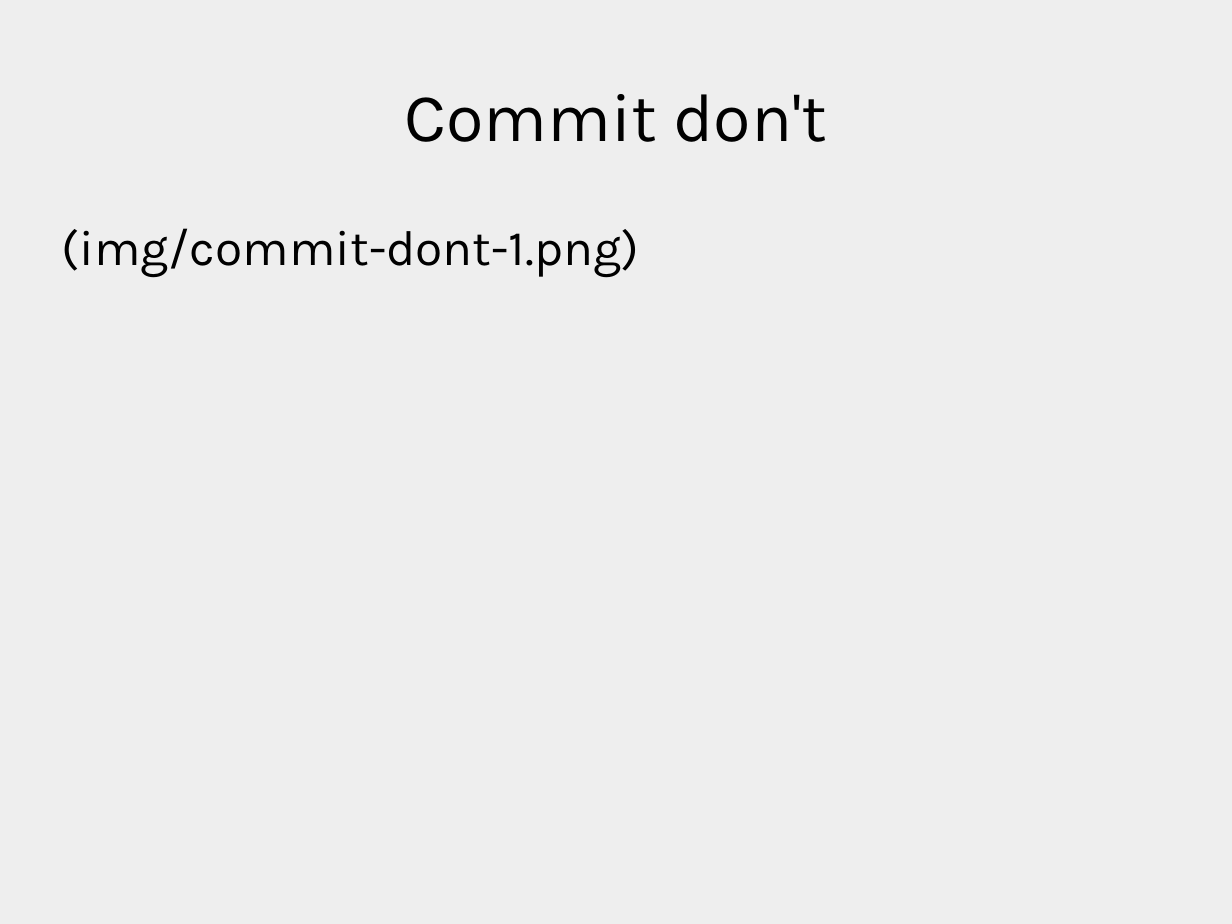
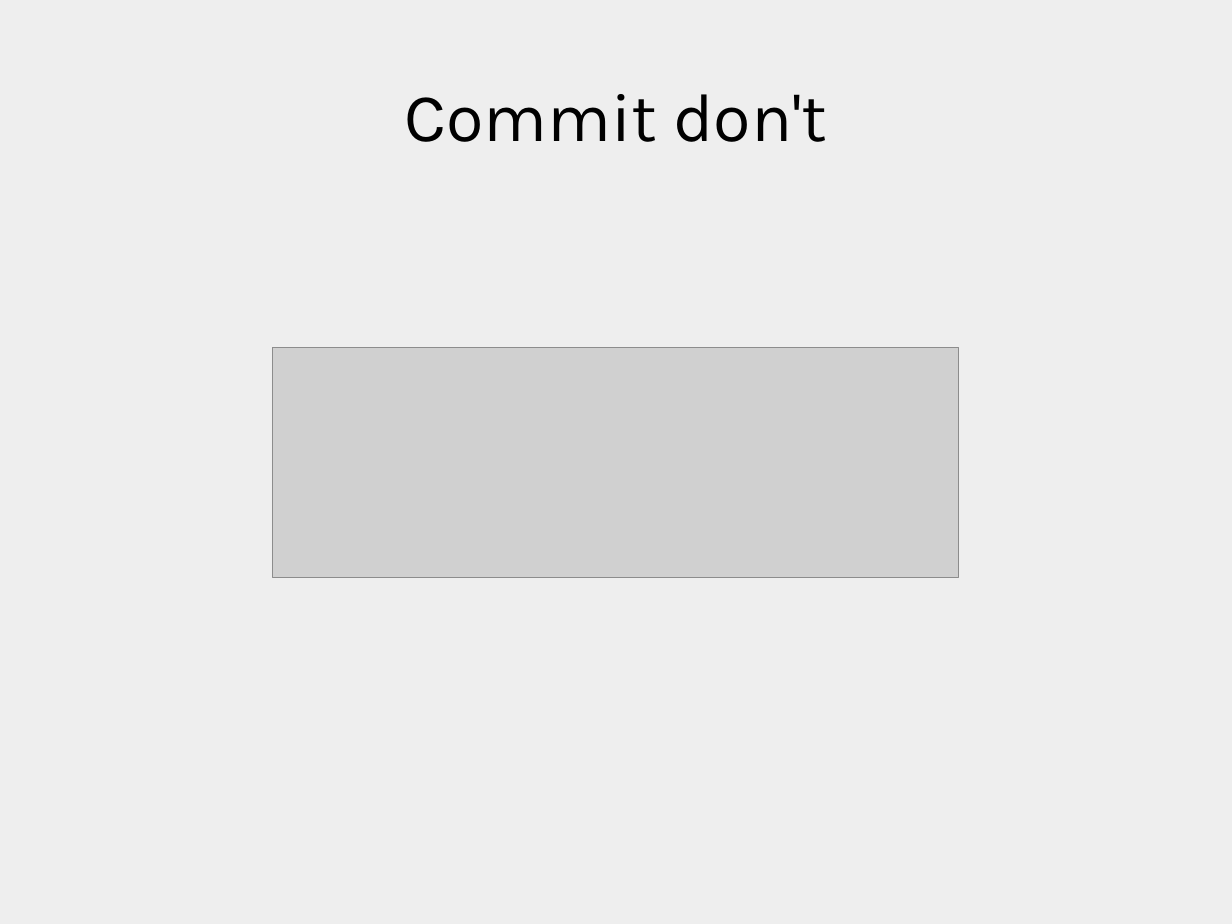
Before and after one commit to xrmx/tcs-sviluppocollaborativo, a slide deck: slide 27 of sviluppo.odp. Drawn at 1232x924 pixels with LibreOffice and Linux fonts; fonts in the diff are those of the drawing; grey boxes stand for pictures. Boxes give left, top, right and bottom in pixels: in the first picture for what was removed or moved away, otherwise in the second. Text is boxed around its words. In the diff, an @@ line names an element or a change of style, - is before the commit and + after.

```diff
--- a/sviluppo.odp
+++ b/sviluppo.odp
@@ text removed at box(62, 228, 639, 278) @@
-(img/commit-dont-1.png)
@@ picture added at box(273, 348, 959, 577) @@
```
Also in this commit, not shown: 10 other slides changed, 1 slide added, 1 slide removed, 1 other file.
